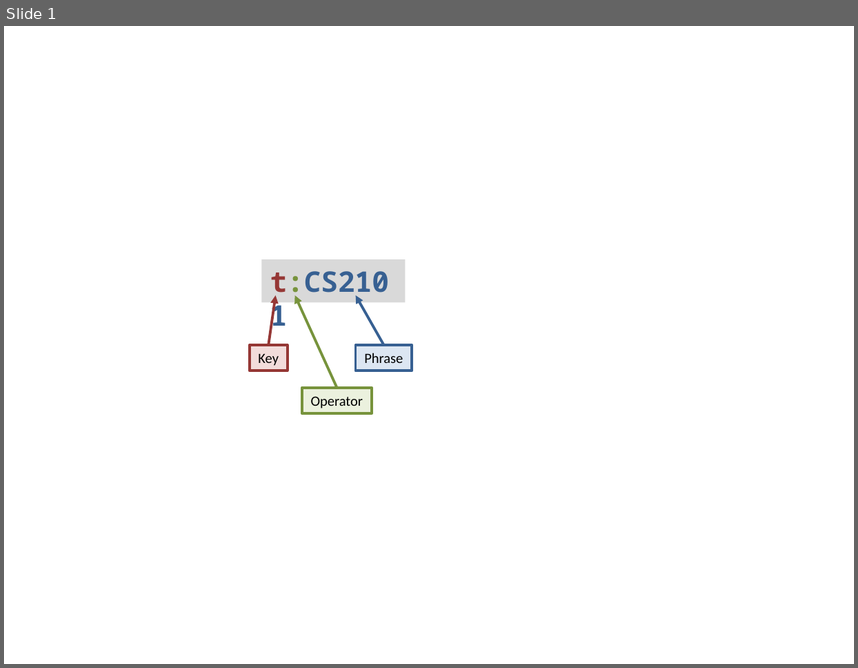
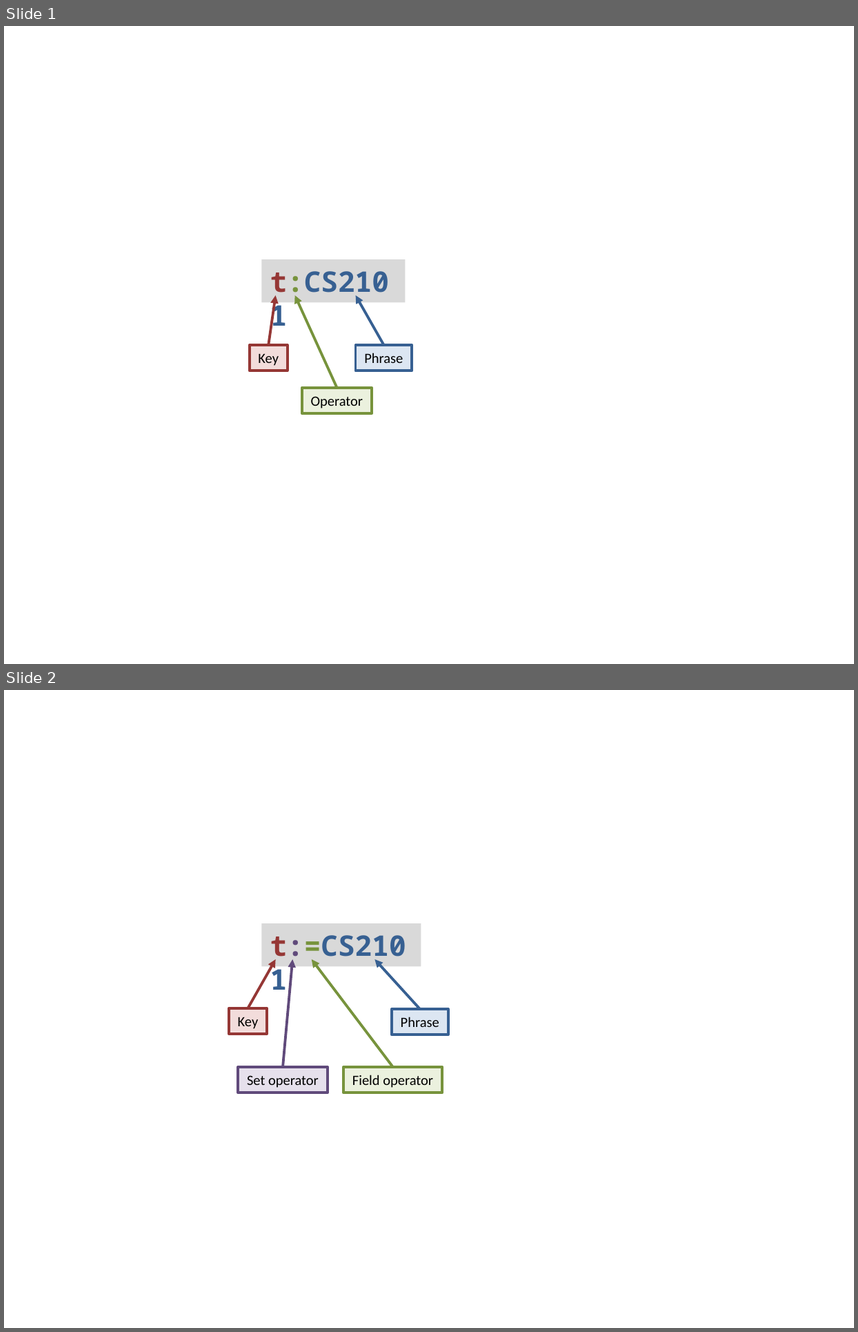
Before and after one commit to sijie123/CS2103-DeadlineManager, a slide deck: docs/diagrams/FilterUnitDiagramUG.pptx. Shown one above the other, each under a label of ours: slide 1 before the commit, slides 1 and 2 after it. The pictures are 858x668 and 858x1332 pixels, drawn with LibreOffice and Linux fonts; fonts in the diff are those of the drawing. Boxes give left, top, right and bottom in pixels: in the first picture for what was removed or moved away, otherwise in the second. Text is boxed around its words. In the diff, an @@ line names an element or a change of style, - is before the commit and + after.

Commit message:
UserGuide: Add section for set-based filter operators

```diff
--- a/docs/diagrams/FilterUnitDiagramUG.pptx
+++ b/docs/diagrams/FilterUnitDiagramUG.pptx
@@ slide 2 added at bbox=[4, 690, 854, 1328], background #FFFFFF @@
@@ rectangle added at bbox=[261, 924, 421, 966], fill #D9D9D9, 24 pt, text #376092, bold @@
+t:=CS2101
@@ arrow added from (248, 1008) to (276, 960), #953735 2.25 pt @@
@@ arrow added from (283, 1067) to (292, 960), #604A7B 2.25 pt @@
@@ arrow added from (393, 1067) to (312, 960), #77933C 2.25 pt @@
@@ arrow added from (419, 1009) to (375, 960), #376092 2.25 pt @@
@@ rectangle added at bbox=[229, 1008, 268, 1034], fill #F2DCDB, outline #953735 2.25 pt, 12 pt, text #000000 @@
+Key
@@ rectangle added at bbox=[392, 1009, 448, 1034], fill #DCE6F2, outline #376092 2.25 pt, 12 pt, text #000000 @@
+Phrase
@@ rectangle added at bbox=[238, 1067, 327, 1092], fill #E6E0EC, outline #604A7B 2.25 pt, 12 pt, text #000000 @@
+Set operator
@@ rectangle added at bbox=[343, 1067, 441, 1092], fill #EBF1DE, outline #77933C 2.25 pt, 12 pt, text #000000 @@
+Field operator
```
Also in this commit, not shown: 1 other file.
